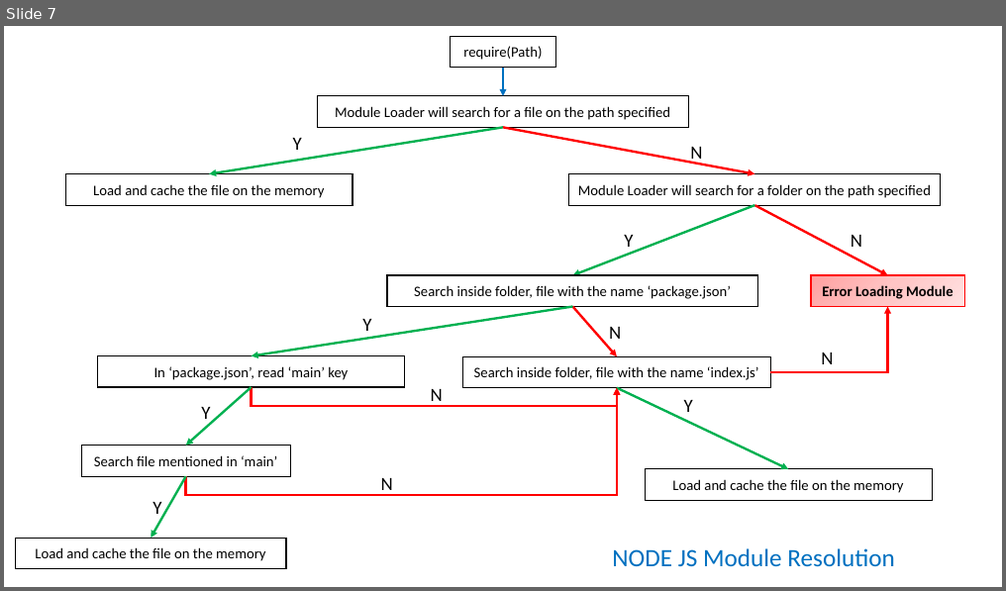
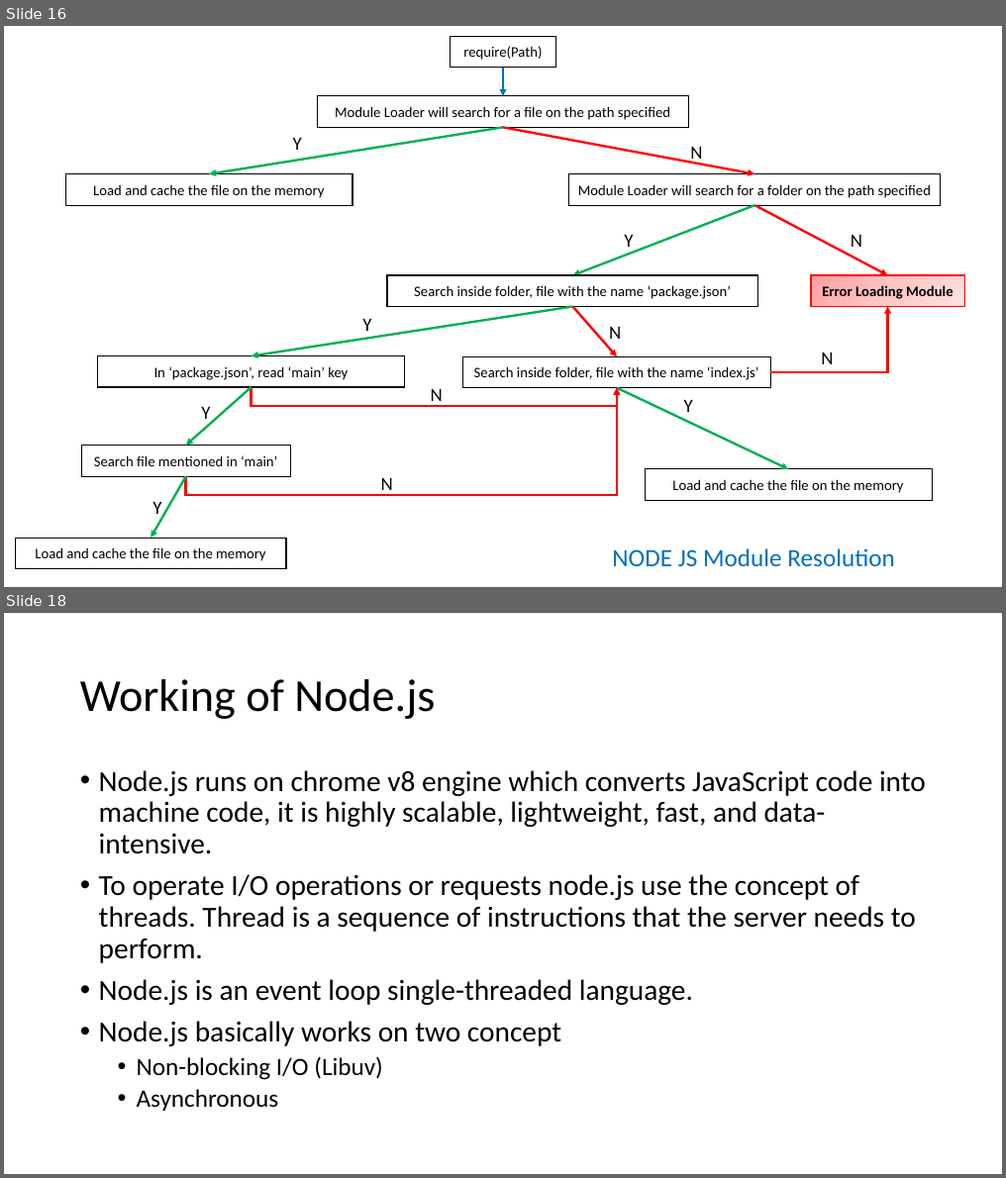
Before and after one commit to explore-with-manish/im-jan24, a slide deck: Node/Notes/Node.pptx. Shown one above the other, each under a label of ours: slide 7 before the commit, slides 16 and 18 after it; the slides between them are not shown. The pictures are 1006x591 and 1006x1178 pixels, drawn with LibreOffice and Linux fonts; fonts in the diff are those of the drawing. Boxes give left, top, right and bottom in pixels: in the first picture for what was removed or moved away, otherwise in the second. Text is boxed around its words. In the diff, an @@ line names an element or a change of style, - is before the commit and + after.

```diff
--- a/Node/Notes/Node.pptx
+++ b/Node/Notes/Node.pptx
@@ slide 18 added at [4,613,1002,1174], background #FFFFFF @@
@@ title added at [80,679,435,719], 44 pt, text #000000 @@
+Working of Node.js
@@ text added at [99,770,926,1111], 28 pt, text #000000 @@
+• Node.js runs on chrome v8 engine which converts JavaScript code into machine code, it is highly scalable, lightweight, fast, and data-intensive.
+• To operate I/O operations or requests node.js use the concept of threads. Thread is a sequence of instructions that the server needs to perform.
+• Node.js is an event loop single-threaded language.
+• Node.js basically works on two concept
+  • Non-blocking I/O (Libuv)
+  • Asynchronous
@@ what was slide 7 is now slide 16 @@
```
Also in this commit, not shown: 24 other slides added, 2 other files.
